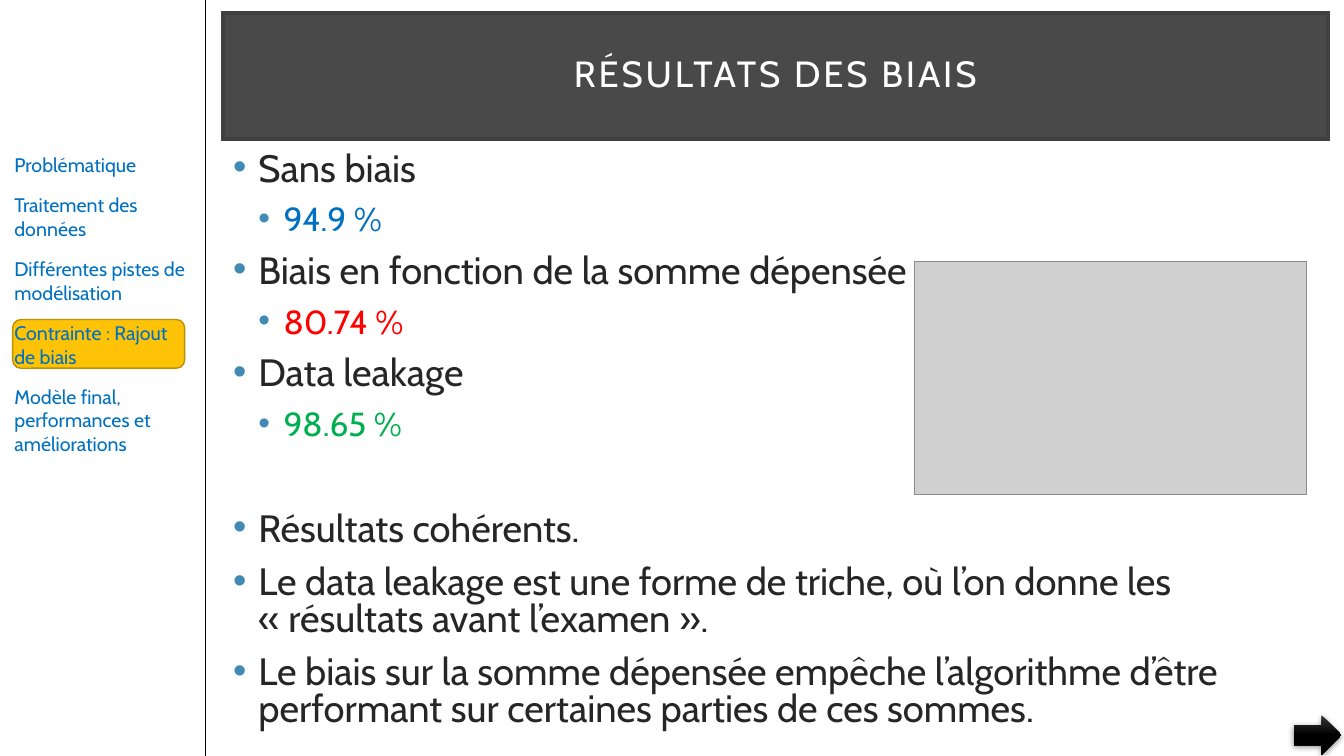
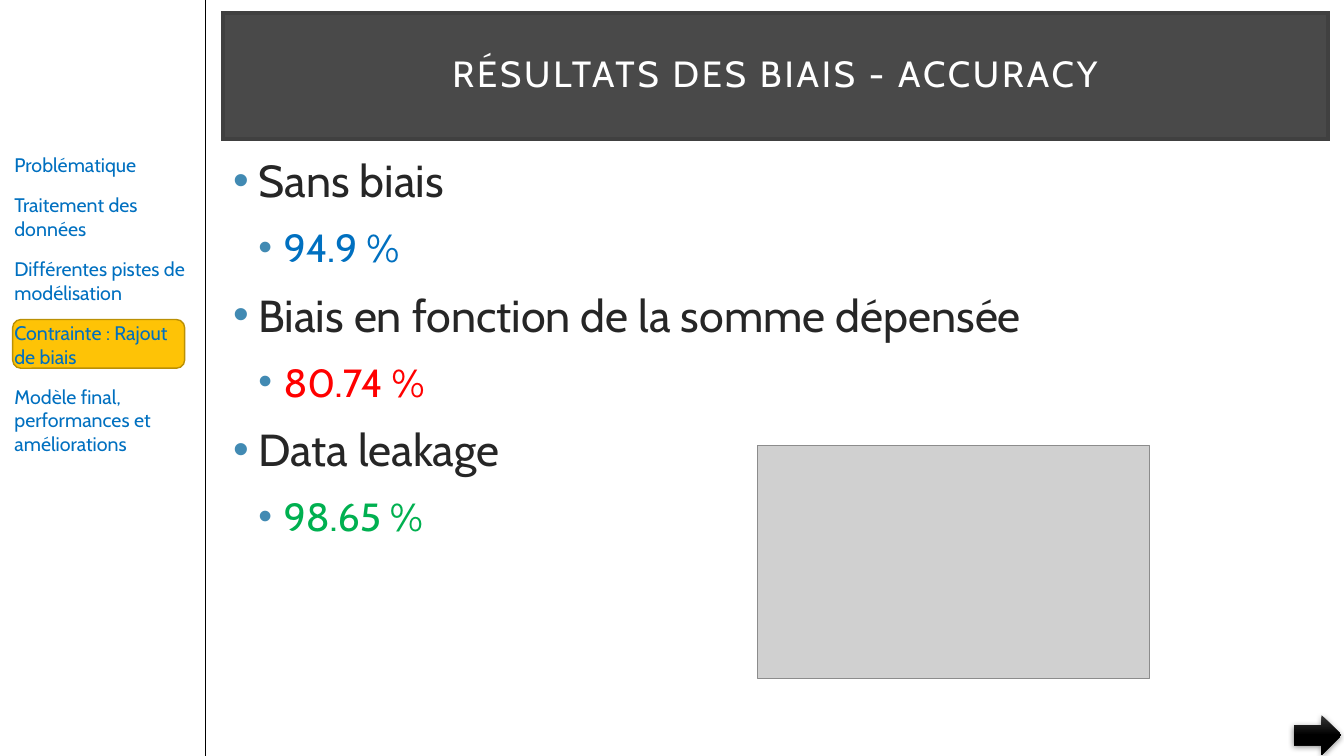
Before and after one commit to pfroide/python, a slide deck: slide 40 of Projet_5/p5.pptx. Drawn at 1344x756 pixels with LibreOffice and Linux fonts; fonts in the diff are those of the drawing; grey boxes stand for pictures. Boxes give left, top, right and bottom in pixels: in the first picture for what was removed or moved away, otherwise in the second. Text is boxed around its words. In the diff, an @@ line names an element or a change of style, - is before the commit and + after.

```diff
--- a/Projet_5/p5.pptx
+++ b/Projet_5/p5.pptx
@@ title at (452, 57, 1097, 88): text changed @@
-RÉSULTATS DES BIAIS
+RÉSULTATS DES BIAIS - ACCURACY
@@ text "Sans biais" at (258, 163, 1021, 532): size 27.2 to 32 pt in "Sans biais", "Biais en fonction de la somme dépensée", "Data leakage"; size 23.8 to 28 pt in "94.9 %", "80.74 %", "98.65 %"; line spacing 0.8 to 1 @@
@@ picture: place and size @@
-picture at (914, 261, 1307, 494)
+picture at (757, 446, 1149, 679)
@@ text at (258, 513, 1218, 730): paragraphs removed @@
-• Résultats cohérents.
-• Le data leakage est une forme de triche, où l’on donne les « résultats avant l’examen ».
-• Le biais sur la somme dépensée empêche l’algorithme d’être performant sur certaines parties de ces sommes.
```
Also in this commit, not shown: 15 other slides changed.
